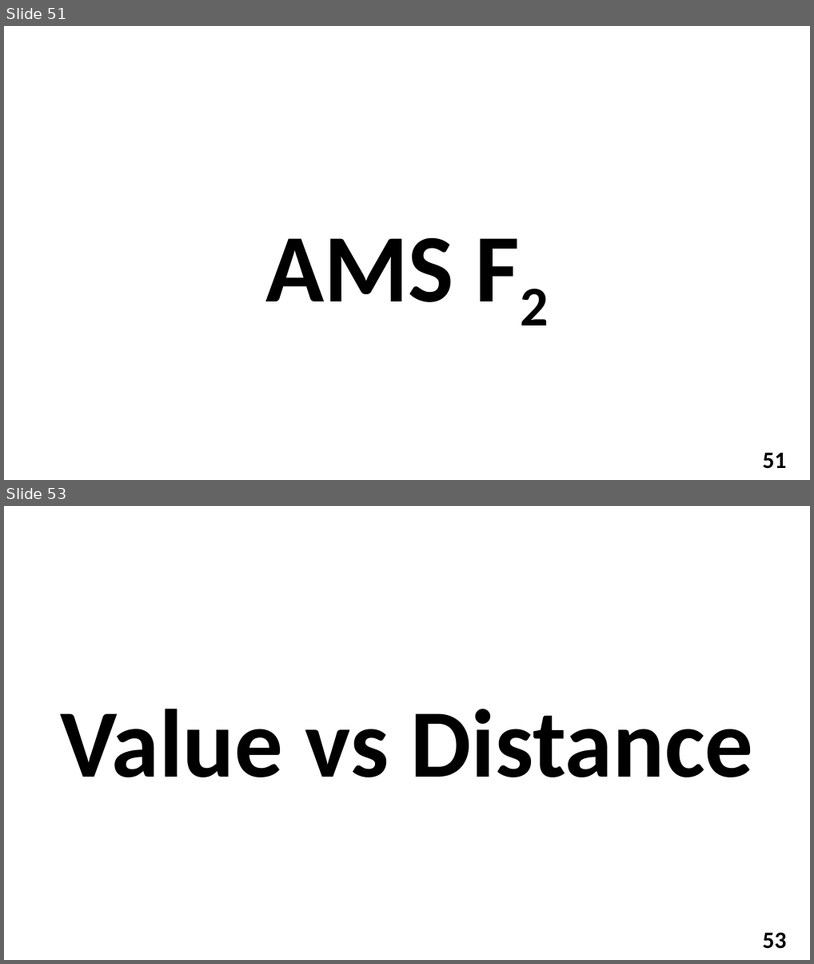
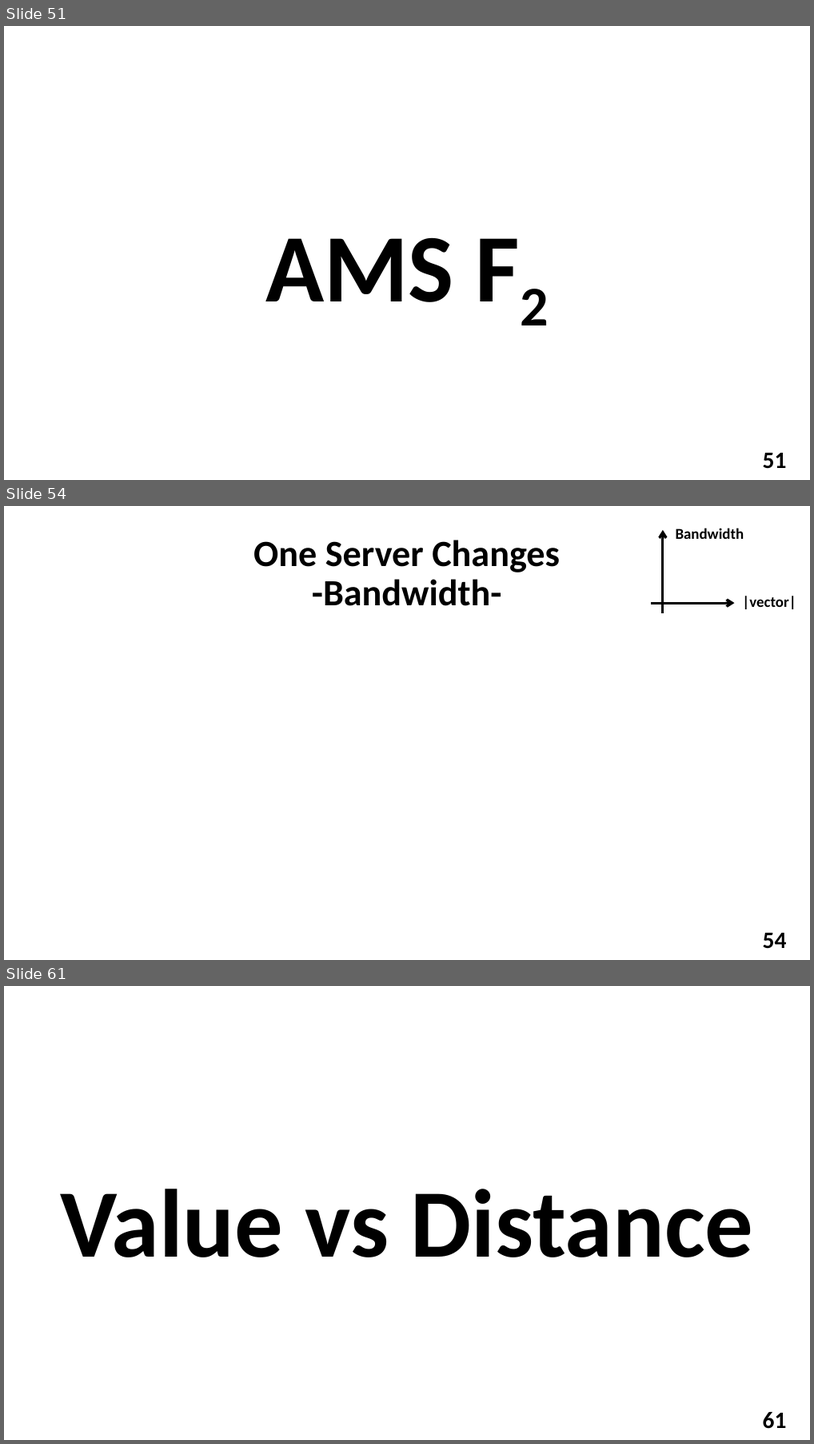
Before and after one commit to YuvalAlf/Distributed-Monitoring, a slide deck: What We Did So Far Dec 2018.pptx. Shown one above the other, each under a label of ours: slides 51 and 53 before the commit, slides 51, 54 and 61 after it; the slides between them are not shown. The pictures are 814x964 and 814x1444 pixels, drawn with LibreOffice and Linux fonts; fonts in the diff are those of the drawing; background and template pictures are left out. Boxes give left, top, right and bottom in pixels: in the first picture for what was removed or moved away, otherwise in the second. Text is boxed around its words. In the diff, an @@ line names an element or a change of style, - is before the commit and + after.

```diff
--- a/What We Did So Far Dec 2018.pptx
+++ b/What We Did So Far Dec 2018.pptx
@@ slide 54 added at box(4, 506, 810, 960), background picture (left out); not listed: 1 template element that a slide beside it also shows @@
@@ group added at box(652, 528, 796, 613): 2 arrows, 2 texts @@
+|vector|
+Bandwidth
@@ title added at box(254, 540, 560, 606), 44 pt, text #000000, bold @@
+One Server Changes
+-Bandwidth-
@@ what was slide 53 is now slide 61 @@
@@ page number at box(763, 1412, 787, 1428): text changed @@
-53
+61
```
Also in this commit, not shown: 6 slides changed, 8 other slides added, 1 slide removed, 26 other files.
